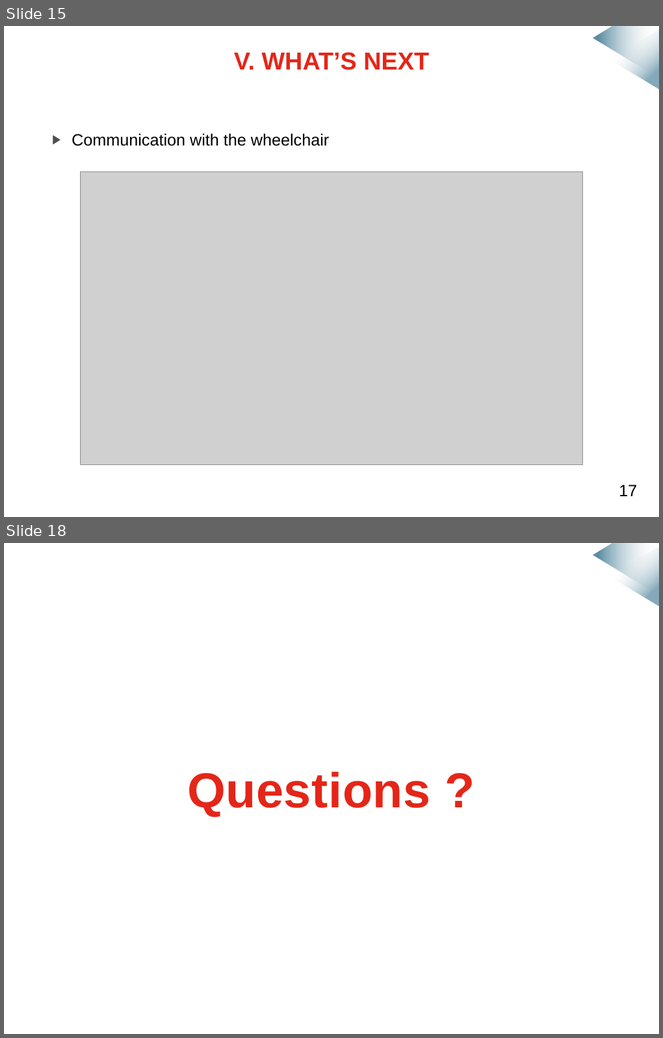
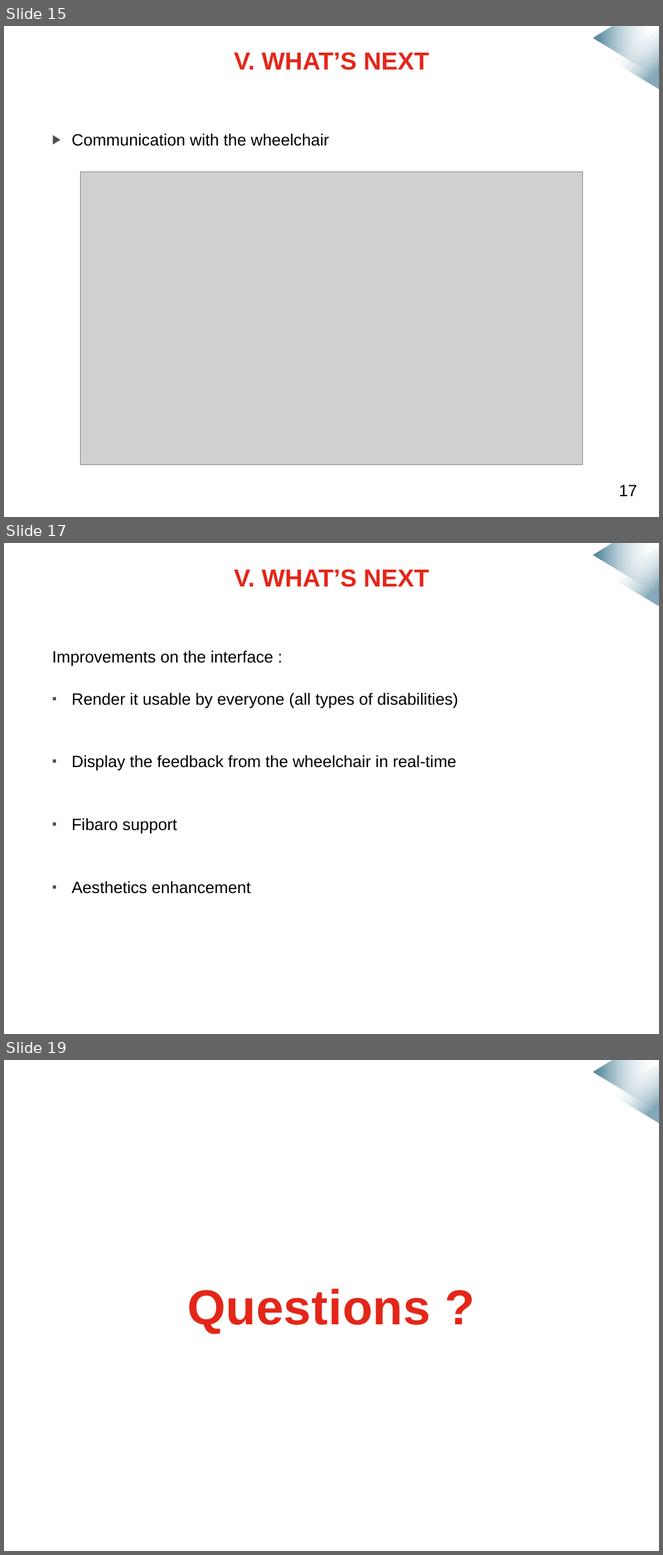
Before and after one commit to mmeven/EP_Domotique_Tablette, a slide deck: Rendu/Diapo_prototype_janvier.pptx. Shown one above the other, each under a label of ours: slides 15 and 18 before the commit, slides 15, 17 and 19 after it; the slides between them are not shown. The pictures are 663x1038 and 663x1555 pixels, drawn with LibreOffice and Linux fonts; fonts in the diff are those of the drawing; grey boxes stand for pictures; background and template pictures are left out. Boxes give left, top, right and bottom in pixels: in the first picture for what was removed or moved away, otherwise in the second. Text is boxed around its words. In the diff, an @@ line names an element or a change of style, - is before the commit and + after.

```diff
--- a/Rendu/Diapo_prototype_janvier.pptx
+++ b/Rendu/Diapo_prototype_janvier.pptx
@@ slide 17 added at (4,543,659,1034), background #FFFFFF; not listed: 2 template elements that a slide beside it also shows @@
@@ text added at (234,569,429,587), 27 pt, text #E42618, bold @@
+V. WHAT’S NEXT
@@ text added at (52,650,458,894), 18 pt, text #000000 @@
+Improvements on the interface :
+▪ Render it usable by everyone (all types of disabilities)
+▪ Display the feedback from the wheelchair in real-time
+▪ Fibaro support
+▪ Aesthetics enhancement
@@ what was slide 18 is now slide 19 @@
```
Also in this commit, not shown: 4 slides changed.
